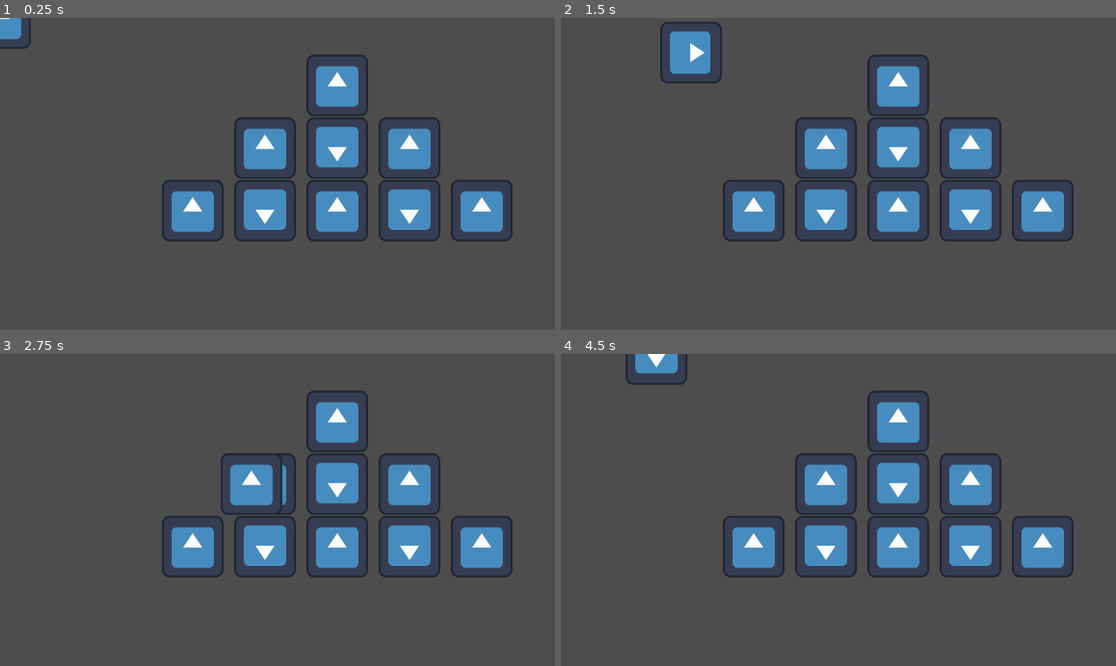
Above: before the commit, frames 1-4 (two rows, left to right).
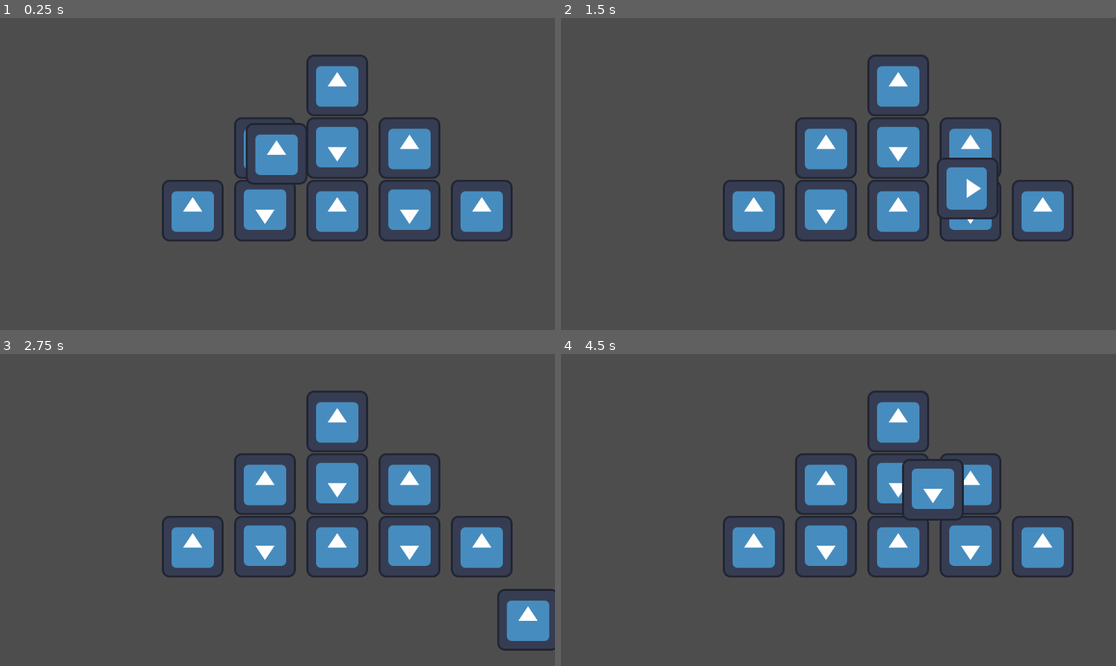
Above: after the commit, the same moments.

Repository: ItsTunda1/Bermuda-Reaper
Game: Godot game, scene res://scenes/top_view.tscn
The game is run twice, just before and just after one commit, with the same random seed, the same clock (stepped at 60 frames per second) and the same inputs. The engine's default icon, where the game draws it, is replaced by a stand-in: a white triangle on a blue panel in a dark square.
Inputs:
- Up to frame 1 (0.25 s): no input
- Up to frame 2 (1.5 s): tap Enter at 0.5 s; hold Right (ui_right) 0.53-1.28 s; hold Down (ui_down) from 1.28 s (still down)
- Up to frame 3 (2.75 s): release Down (ui_down) at 2.03 s; hold Right (ui_right) from 2.03 s (still down)
- Up to frame 4 (4.5 s): release Right (ui_right) at 2.78 s; hold Up (ui_up) 2.78-3.53 s; hold Left (ui_left) from 3.53 s (still down)

The runs differ from the first frame. In frame 1, 1.5% of the frame differs, in the area x 0-56%, y 0-54%; in frame 2, 2.6%, in the area x 17-79%, y 1-65%; in frame 3, 2.1%; in frame 4, 2.1%.

Commit message:
moved to middle

Diff:
--- a/scenes/boat/boat.tscn
+++ b/scenes/boat/boat.tscn
@@ -4,5 +4,6 @@
 [ext_resource type="Script" uid="uid://dwa8nfhhm8h86" path="res://scripts/boat/boat.gd" id="2_ta61o"]
 
 [node name="Boat" type="Sprite2D"]
+position = Vector2(574, 282)
 texture = ExtResource("1_jw4ub")
 script = ExtResource("2_ta61o")
